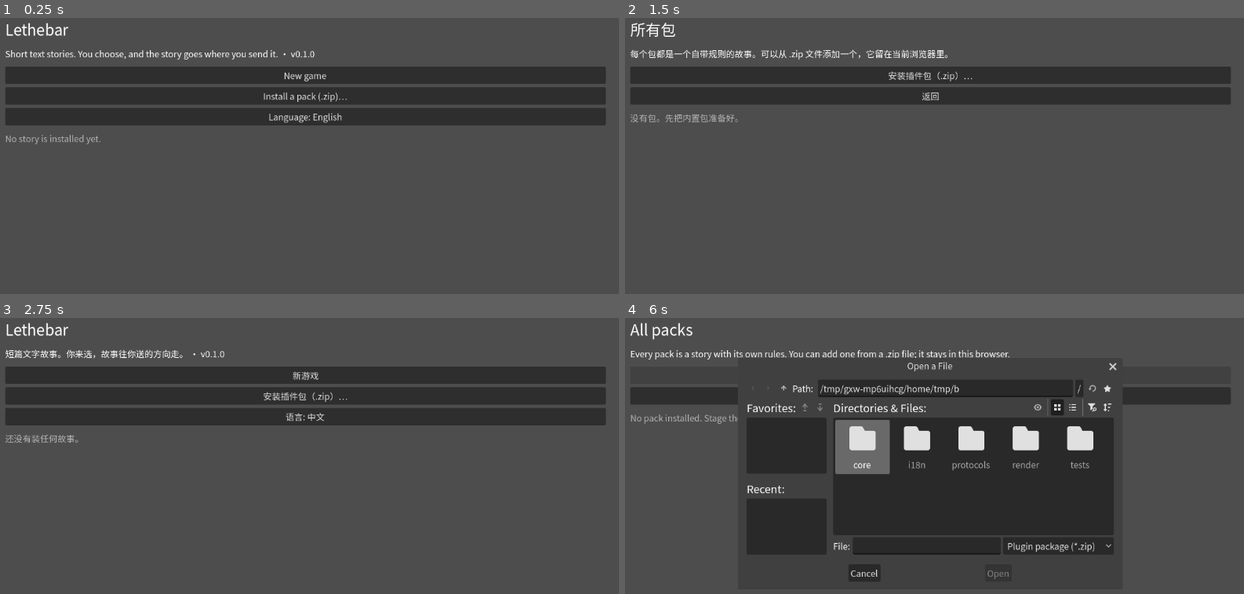
Above: before the commit, frames 1-4 (two rows, left to right).
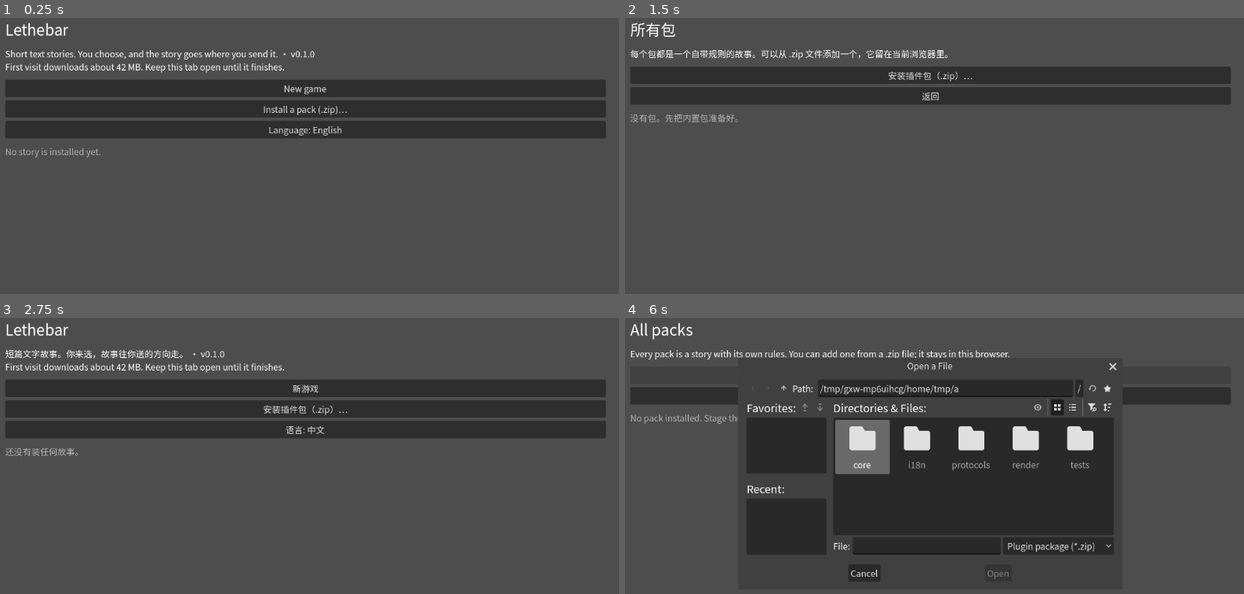
Above: after the commit, the same moments.

Repository: liberalluz/lethebar
Game: Godot game, scene res://render/main.tscn
Two runs of this game, one before a commit and one after it. Both use one fixed random seed, a clock stepped at 60 frames per second and the inputs below.
Inputs:
- Up to frame 1 (0.25 s): no input
- Up to frame 2 (1.5 s): click "Language: English" at 0.5 s; click "新游戏" at 1.25 s
- Up to frame 3 (2.75 s): click "返回" at 2 s
- Up to frame 4 (6 s): click "语言: 中文" at 2.75 s; click "New game" at 3.5 s; click "Back" at 4.25 s; click "New game" at 5 s; click "Install a pack (.zip)…" at 5.75 s

The runs differ from the first frame. In frame 1, 14% of the frame differs, in the area x 0-98%, y 16-51%; in frame 2, nothing differs; in frame 3, 14%; in frame 4, less than 0.1%.

Commit message:
feat(app): say what the first visit is downloading and whether it landed
Why: the first visit downloads about 42 MB and the screen said nothing about it,
so a player who switched tabs on iOS lost the transfer without knowing what was
happening. A cache write the browser refused was worse: the payload was fetched
again on every load and nothing said so. The shell now reads the size and the
worker's answer from the page and says both, once per profile.

Batch: B31

Diff:
--- a/app/render/shell.gd
+++ b/app/render/shell.gd
@@ -78,6 +78,17 @@
 const FLUSH_MS := 1500
 var _flush_started := 0
 
+## The browser's answer to "did you keep the payload": the page shim publishes
+## it on `window.lethebarCache`, the shell polls it the way it polls the locale.
+var _cache_state: Dictionary = {}
+
+## The notice is shown once per browser; a cleared profile shows it again.
+const WELCOME_PATH := "user://welcome.txt"
+var _welcome_seen := false
+
+## What the landing screen shows, mirrored into `lethebarState` for the probe.
+var _visible_notice := ""
+
 
 func _ready() -> void:
 	_build_chrome()
@@ -86,6 +97,7 @@
 	_install_builtins()
 	_connect_import_bridge()
 	_connect_flush_bridge()
+	_read_welcome()
 	show_landing()
 
 
@@ -113,8 +125,69 @@
 	# The interface is translated, so the player needs a way to say "not my
 	# language" without changing the browser.
 	_options.add_child(_button(_language_label(), toggle_language))
+	var fresh := notice_text()
+	if fresh != "":
+		_visible_notice = fresh
+		# One line, above the buttons, never a modal: a first visit needs to know
+		# that 42 MB is arriving and that switching tabs may waste it (REQ-031).
+		_sub.text = "%s\n%s" % [_sub.text, fresh]
+		_remember_welcome()
+	elif _visible_notice != "":
+		# The page answers the cache question a frame or two after the first
+		# paint; the sentence it replaces must stay until the player leaves this
+		# screen, or the notice would blink away in front of them.
+		_sub.text = "%s\n%s" % [_sub.text, _visible_notice]
 	_announce()
 	return screen
+
+
+func notice_text() -> String:
+	## A failed cache write first (the player can act on it), then the size, once.
+	var error := String(_cache_state.get("error", ""))
+	if error != "":
+		return Locale.text("ui.cache_failed") % error
+	if _welcome_seen:
+		return ""
+	var text := Locale.text("ui.first_visit") % payload_label()
+	if _is_ios_safari():
+		text = "%s %s" % [text, Locale.text("ui.install_hint")]
+	return text
+
+
+func payload_label() -> String:
+	## The page publishes this build's exact size; a build without the shim keeps
+	## the measured fallback rather than guessing small.
+	var bytes := int(_cache_state.get("bytes", 0))
+	if bytes <= 0:
+		return "42 MB"
+	return "%.0f MB" % (float(bytes) / (1024.0 * 1024.0))
+
+
+func _is_ios_safari() -> bool:
+	## Only the iPhone and iPad need the home-screen hint; a browser that is
+	## already installed runs in standalone mode and has nothing to add.
+	if not OS.has_feature("web"):
+		return false
+	var answer := str(JavaScriptBridge.eval(
+		"(/iPhone|iPad/.test(navigator.userAgent) && !navigator.standalone) ? 1 : 0", true
+	))
+	return answer == "1"
+
+
+func _remember_welcome() -> void:
+	if _welcome_seen:
+		return
+	_welcome_seen = true
+	var file := FileAccess.open(WELCOME_PATH, FileAccess.WRITE)
+	if file != null:
+		file.store_string("seen\n")
+		file.close()
+
+
+func _read_welcome() -> void:
+	if _welcome_seen:
+		return
+	_welcome_seen = FileAccess.file_exists(WELCOME_PATH)
 
 
 func show_loads() -> String:
@@ -329,6 +402,25 @@
 
 func _process(_delta: float) -> void:
 	poll_saves()
+	_poll_cache_state()
+
+
+func _poll_cache_state() -> void:
+	## The shim answers once per load; until it does, the notice cannot know
+	## whether the browser kept the payload, so the shell keeps asking rather than
+	## blocking the first frame on a round trip to the worker.
+	if bool(_cache_state.get("ready", false)) or not OS.has_feature("web"):
+		return
+	var raw := str(JavaScriptBridge.eval("JSON.stringify(window.lethebarCache || null)", true))
+	if raw.is_empty() or raw == "null":
+		return
+	var parsed: Variant = JSON.parse_string(raw)
+	if typeof(parsed) != TYPE_DICTIONARY:
+		return
+	_cache_state = parsed
+	_cache_state["ready"] = true
+	if screen == SCREEN_LANDING:
+		show_landing()
 
 
 func load_from(slot: int) -> Dictionary:
@@ -536,6 +628,12 @@
 			"pictures": _picture_slots.duplicate(),
 			"status": "" if _status == null else _status.text,
 			"saving": _saving_slot > 0 or _writing,
+			"notice": _visible_notice if screen == SCREEN_LANDING else "",
+			"cache": {
+				"controlled": bool(_cache_state.get("controlled", false)),
+				"stored": _cache_state.get("stored", []),
+				"error": String(_cache_state.get("error", "")),
+			},
 		}
 		JavaScriptBridge.eval("window.lethebarState = %s;" % JSON.stringify(state), true)
 	# Layout is only settled after the frame that added the buttons, so the hit
--- a/app/tests/run_tests.gd
+++ b/app/tests/run_tests.gd
@@ -67,6 +67,7 @@
 	_case_save_flush()
 	_case_capabilities()
 	_case_limits()
+	_case_boot()
 	_case_assets()
 
 	print("")
@@ -805,6 +806,9 @@
 	# Imported packs go to memory too: a file backend would carry the pack from
 	# this case into every later one that lists the installed packs.
 	shell.packages = PackageStore.new(MemoryBackend.new())
+	# The suite is not a first visit: a real `user://welcome.txt` would make the
+	# notice assertions depend on which case ran first.
+	shell._welcome_seen = true
 	shell._ready()
 	return shell
 
@@ -2625,6 +2629,62 @@
 	_check("TC-SAFE-001: a package inside the envelope installs", fits["status"] == "installed", String(fits.get("code", "")))
 
 
+func _case_boot() -> void:
+	# B31. The shell reads the size and the cache answer from the page; these
+	# assertions feed that state in and check the sentence the player reads.
+	_section("TC-BOOT-001 the first visit names the download and a refused cache")
+	var shell := _shell()
+	shell._welcome_seen = false
+	shell._cache_state = {
+		"ready": true,
+		"controlled": true,
+		"stored": ["index.wasm", "index.pck"],
+		"bytes": 44040192,
+		"error": "",
+	}
+	var first := shell.notice_text()
+	_check(
+		"TC-BOOT-001: the first visit names the download size",
+		first.contains("42 MB"),
+		first
+	)
+	_check(
+		"TC-BOOT-001: the first visit asks the tab to stay open",
+		first.contains("Keep this tab open"),
+		first
+	)
+	shell._welcome_seen = true
+	_check("TC-BOOT-001: a later visit says nothing", shell.notice_text() == "", shell.notice_text())
+	shell._cache_state = {
+		"ready": true,
+		"controlled": true,
+		"stored": [],
+		"bytes": 44040192,
+		"error": "QuotaExceededError",
+	}
+	var failed := shell.notice_text()
+	_check(
+		"TC-BOOT-001: a refused cache write is named",
+		failed.contains("QuotaExceededError"),
+		failed
+	)
+	_check("TC-BOOT-001: the failure replaces the first-visit line", failed != first, failed)
+	Locale.set_current("zh-CN")
+	var chinese := shell.notice_text()
+	_check(
+		"TC-BOOT-001: the failure line is translated too",
+		chinese.contains("QuotaExceededError") and chinese != failed,
+		chinese
+	)
+	Locale.set_current("en")
+	_check(
+		"TC-BOOT-001: the page publishes the payload size",
+		shell.payload_label() == "42 MB",
+		shell.payload_label()
+	)
+	shell.queue_free()
+
+
 func _case_assets() -> void:
 	# B9. The spec already said how a picture is read and what happens when it is
 	# missing (SDD §8.1 read from memory, §8.2 degrade to a placeholder); nothing
Not shown, changed: app/i18n/en.tsv
Not shown, changed: app/i18n/zh_CN.tsv
Not shown, added: changelog.d/B31-cache-notice.md
Not shown, changed: docs/specs/controlled/SDD.md
Not shown, changed: docs/specs/controlled/SDD.zh-CN.md
Not shown, changed: docs/specs/controlled/SRS.md
Not shown, changed: docs/specs/controlled/SRS.zh-CN.md
Not shown, changed: docs/specs/controlled/STD.md
Not shown, changed: docs/specs/controlled/STD.zh-CN.md
Not shown, changed: docs/specs/controlled/STP.md
Not shown, changed: docs/specs/controlled/STP.zh-CN.md
